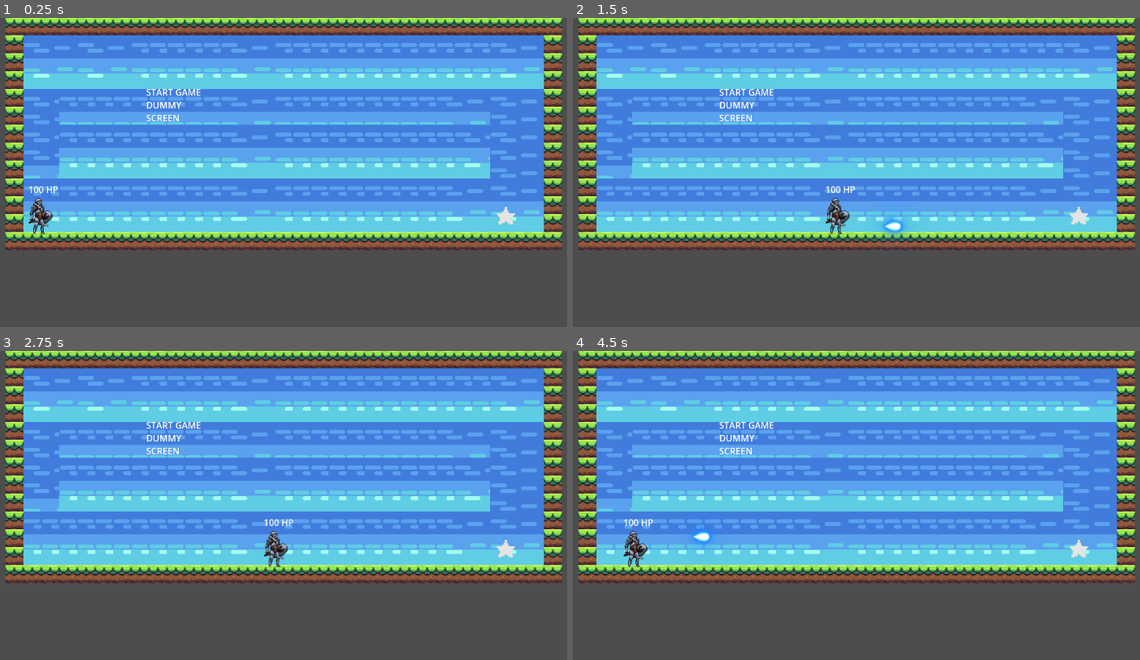
Above: before the commit, frames 1-4 (two rows, left to right).
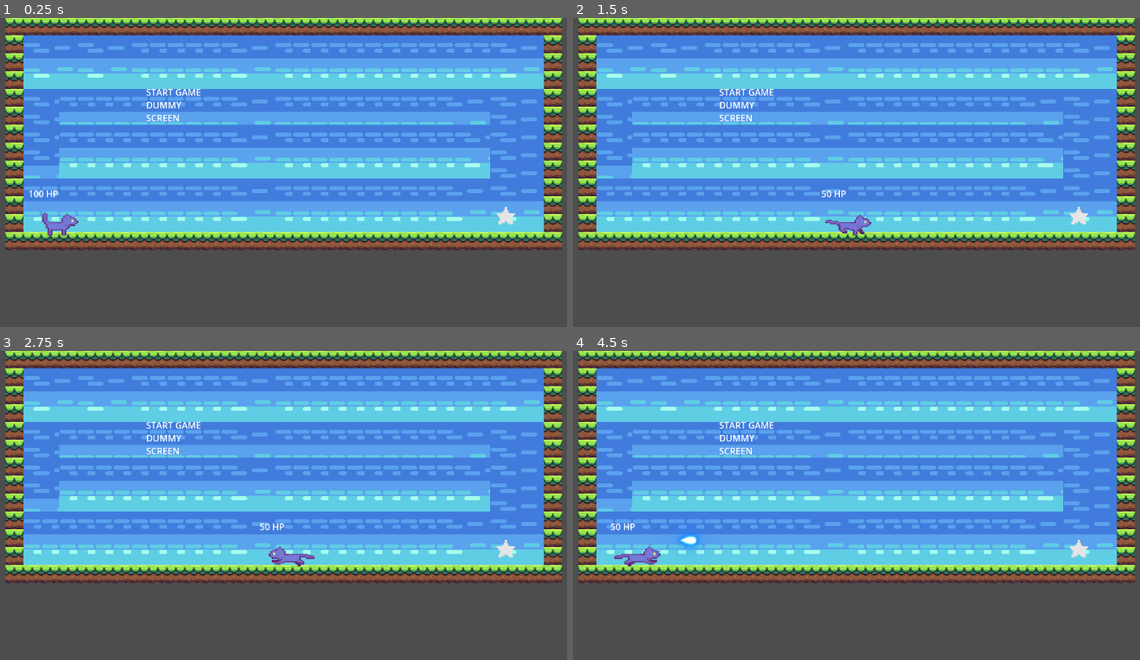
Above: after the commit, the same moments.

Repository: samakshsethi/gmtk_loop
Game: Godot game, scene res://game.tscn
Two runs of this game, one before a commit and one after it. Both use one fixed random seed, a clock stepped at 60 frames per second and the inputs below.
Inputs (mouse positions are in pixels of both pictures, inside the frame that each line leads up to):
- Up to frame 1 (0.25 s): no input
- Up to frame 2 (1.5 s): tap Enter at 0.5 s; move the mouse to (828, 271) at 0.52 s; hold Right (move_right) from 0.53 s (still down); tap Space (jump) at 0.6, 0.77, 1.07 s; move the mouse to (1054, 252) at 1.27 s; click (1054, 252) at 1.35 s
- Up to frame 3 (2.75 s): tap Space (jump) at 1.52, 1.55, 1.82, 2.1 s; move the mouse to (96, 477) at 2.02 s; release Right (move_right) at 2.03 s; hold Left (move_left) from 2.03 s (still down)
- Up to frame 4 (4.5 s): move the mouse to (890, 533) at 2.77 s; click (890, 533) at 2.85 s; tap Space (jump) at 3.02, 3.05, 3.32, 3.6, 3.77, 4.07 s; move the mouse to (765, 440) at 3.52 s; move the mouse to (1003, 514) at 4.27 s; release Left (move_left) at 4.28 s; hold Right (move_right) from 4.28 s (still down); click (1003, 514) at 4.35 s

The runs differ from the first frame. In frame 1, 0.6% of the frame differs, in the area x 4-14%, y 54-71%; in frame 2, 0.8%, in the area x 43-59%, y 54-72%; in frame 3, 0.6%; in frame 4, 0.8%.

Commit message:
added cat animation

Diff:
--- a/characters/main_player.gd
+++ b/characters/main_player.gd
@@ -8,7 +8,7 @@
 var health = 100
 var health_label: Label
 var game_over_label: Label
-
+var was_moving = true
 # Movement constants - Updated with export variables for easy tweaking
 @export_range(0.1, 2.0) var speed_multiplier = 1.2
 @export_range(0.5, 2.0) var jump_multiplier = 1.8
@@ -28,11 +28,15 @@
 
 	# Store initial spawn position
 	spawn_position = global_position
-
+	$AnimatedSprite2D.animation_finished.connect(_on_animation_finished)
 	# Set up the health display when the player spawns
 	setup_health_label()
 
+
 func _physics_process(delta: float) -> void:
+	update_health_display()
+	handle_animation()
+
 	# Apply gravity using multiplier
 	velocity.y += BASE_GRAVITY * gravity_multiplier * delta
 
@@ -40,6 +44,7 @@
 	var dir = Input.get_axis("move_left", "move_right")
 	if dir != 0:
 		velocity.x = lerp(velocity.x, dir * BASE_SPEED * speed_multiplier, acceleration)
+		$AnimatedSprite2D.flip_h = dir < 0
 	else:
 		velocity.x = lerp(velocity.x, 0.0, friction)
 
@@ -49,6 +54,26 @@
 
 	# Apply movement
 	move_and_slide()
+
+func handle_animation():
+	if !velocity.y and velocity.x < 10 and velocity.x > -10:
+		if was_moving:
+			$AnimatedSprite2D.play("idle")
+			was_moving = false
+
+	elif velocity.y:
+		$AnimatedSprite2D.play("jump")
+		was_moving = true
+	elif velocity.x < 100 and velocity.x > -100:
+		$AnimatedSprite2D.play("walk")
+		was_moving = true
+	else:
+		$AnimatedSprite2D.play("run")
+		was_moving = true
+
+func _on_animation_finished():
+	if $AnimatedSprite2D.animation == "idle":
+		$AnimatedSprite2D.play("looking_around")
 
 func _input(event):
 	# Handle shooting input
--- a/characters/main_player.tscn
+++ b/characters/main_player.tscn
@@ -1,46 +1,206 @@
-[gd_scene load_steps=9 format=3 uid="uid://c283kxo20gm26"]
+[gd_scene load_steps=29 format=3 uid="uid://c283kxo20gm26"]
 
 [ext_resource type="Script" uid="uid://bub8jpyspq1di" path="res://characters/main_player.gd" id="1_cgrrl"]
-[ext_resource type="Texture2D" uid="uid://disutm70ssed6" path="res://sprites/Knight_1/Idle.png" id="1_i8l6l"]
-
-[sub_resource type="AtlasTexture" id="AtlasTexture_1auyl"]
-atlas = ExtResource("1_i8l6l")
-region = Rect2(0, 45, 64, 83)
-
-[sub_resource type="AtlasTexture" id="AtlasTexture_3ygcs"]
-atlas = ExtResource("1_i8l6l")
-region = Rect2(128, 45, 64, 83)
-
-[sub_resource type="AtlasTexture" id="AtlasTexture_sf0gi"]
-atlas = ExtResource("1_i8l6l")
-region = Rect2(256, 45, 64, 83)
-
-[sub_resource type="AtlasTexture" id="AtlasTexture_oeidg"]
-atlas = ExtResource("1_i8l6l")
-region = Rect2(384, 45, 64, 83)
-
-[sub_resource type="SpriteFrames" id="SpriteFrames_sckry"]
+[ext_resource type="Texture2D" uid="uid://b8mlbv10pvtci" path="res://sprites/cat/indigo_0.png" id="2_cgrrl"]
+
+[sub_resource type="AtlasTexture" id="AtlasTexture_jxfls"]
+atlas = ExtResource("2_cgrrl")
+region = Rect2(0, 416, 32, 32)
+
+[sub_resource type="AtlasTexture" id="AtlasTexture_4u5kg"]
+atlas = ExtResource("2_cgrrl")
+region = Rect2(32, 416, 32, 32)
+
+[sub_resource type="AtlasTexture" id="AtlasTexture_rydx6"]
+atlas = ExtResource("2_cgrrl")
+region = Rect2(64, 416, 32, 32)
+
+[sub_resource type="AtlasTexture" id="AtlasTexture_xdu8o"]
+atlas = ExtResource("2_cgrrl")
+region = Rect2(96, 416, 32, 32)
+
+[sub_resource type="AtlasTexture" id="AtlasTexture_db2wu"]
+atlas = ExtResource("2_cgrrl")
+region = Rect2(0, 448, 32, 32)
+
+[sub_resource type="AtlasTexture" id="AtlasTexture_8ccxf"]
+atlas = ExtResource("2_cgrrl")
+region = Rect2(32, 448, 32, 32)
+
+[sub_resource type="AtlasTexture" id="AtlasTexture_74toy"]
+atlas = ExtResource("2_cgrrl")
+region = Rect2(736, 416, 32, 32)
+
+[sub_resource type="AtlasTexture" id="AtlasTexture_kdwtm"]
+atlas = ExtResource("2_cgrrl")
+region = Rect2(640, 448, 32, 32)
+
+[sub_resource type="AtlasTexture" id="AtlasTexture_5qvgr"]
+atlas = ExtResource("2_cgrrl")
+region = Rect2(672, 448, 32, 32)
+
+[sub_resource type="AtlasTexture" id="AtlasTexture_x0is5"]
+atlas = ExtResource("2_cgrrl")
+region = Rect2(704, 448, 32, 32)
+
+[sub_resource type="AtlasTexture" id="AtlasTexture_fnvmn"]
+atlas = ExtResource("2_cgrrl")
+region = Rect2(736, 448, 32, 32)
+
+[sub_resource type="AtlasTexture" id="AtlasTexture_osivu"]
+atlas = ExtResource("2_cgrrl")
+region = Rect2(640, 416, 32, 32)
+
+[sub_resource type="AtlasTexture" id="AtlasTexture_e3gpy"]
+atlas = ExtResource("2_cgrrl")
+region = Rect2(672, 416, 32, 32)
+
+[sub_resource type="AtlasTexture" id="AtlasTexture_wc7w0"]
+atlas = ExtResource("2_cgrrl")
+region = Rect2(192, 416, 32, 32)
+
+[sub_resource type="AtlasTexture" id="AtlasTexture_wjyjn"]
+atlas = ExtResource("2_cgrrl")
+region = Rect2(224, 416, 32, 32)
+
+[sub_resource type="AtlasTexture" id="AtlasTexture_cgrrl"]
+atlas = ExtResource("2_cgrrl")
+region = Rect2(512, 416, 32, 32)
+
+[sub_resource type="AtlasTexture" id="AtlasTexture_a6met"]
+atlas = ExtResource("2_cgrrl")
+region = Rect2(544, 416, 32, 32)
+
+[sub_resource type="AtlasTexture" id="AtlasTexture_5dck7"]
+atlas = ExtResource("2_cgrrl")
+region = Rect2(576, 416, 32, 32)
+
+[sub_resource type="AtlasTexture" id="AtlasTexture_iqvg8"]
+atlas = ExtResource("2_cgrrl")
+region = Rect2(608, 416, 32, 32)
+
+[sub_resource type="AtlasTexture" id="AtlasTexture_02fro"]
+atlas = ExtResource("2_cgrrl")
+region = Rect2(512, 448, 32, 32)
+
+[sub_resource type="AtlasTexture" id="AtlasTexture_hf5oa"]
+atlas = ExtResource("2_cgrrl")
+region = Rect2(384, 416, 32, 32)
+
+[sub_resource type="AtlasTexture" id="AtlasTexture_26xgq"]
+atlas = ExtResource("2_cgrrl")
+region = Rect2(416, 416, 32, 32)
+
+[sub_resource type="AtlasTexture" id="AtlasTexture_nm14i"]
+atlas = ExtResource("2_cgrrl")
+region = Rect2(448, 416, 32, 32)
+
+[sub_resource type="AtlasTexture" id="AtlasTexture_7kefi"]
+atlas = ExtResource("2_cgrrl")
+region = Rect2(480, 416, 32, 32)
+
+[sub_resource type="SpriteFrames" id="SpriteFrames_a6met"]
 animations = [{
 "frames": [{
-"duration": 1.0,
-"texture": SubResource("AtlasTexture_1auyl")
-}, {
-"duration": 1.0,
-"texture": SubResource("AtlasTexture_3ygcs")
-}, {
-"duration": 1.0,
-"texture": SubResource("AtlasTexture_sf0gi")
-}, {
-"duration": 1.0,
-"texture": SubResource("AtlasTexture_oeidg")
+"duration": 6.0,
+"texture": SubResource("AtlasTexture_jxfls")
+}, {
+"duration": 1.0,
+"texture": SubResource("AtlasTexture_4u5kg")
+}, {
+"duration": 1.0,
+"texture": SubResource("AtlasTexture_rydx6")
+}, {
+"duration": 1.0,
+"texture": SubResource("AtlasTexture_xdu8o")
+}, {
+"duration": 1.0,
+"texture": SubResource("AtlasTexture_db2wu")
+}, {
+"duration": 1.0,
+"texture": SubResource("AtlasTexture_8ccxf")
+}],
+"loop": false,
+"name": &"idle",
+"speed": 5.0
+}, {
+"frames": [{
+"duration": 1.0,
+"texture": SubResource("AtlasTexture_74toy")
+}, {
+"duration": 1.0,
+"texture": SubResource("AtlasTexture_kdwtm")
+}, {
+"duration": 1.0,
+"texture": SubResource("AtlasTexture_5qvgr")
+}, {
+"duration": 1.0,
+"texture": SubResource("AtlasTexture_x0is5")
+}, {
+"duration": 1.0,
+"texture": SubResource("AtlasTexture_fnvmn")
+}, {
+"duration": 1.0,
+"texture": SubResource("AtlasTexture_osivu")
+}, {
+"duration": 1.0,
+"texture": SubResource("AtlasTexture_e3gpy")
+}],
+"loop": false,
+"name": &"jump",
+"speed": 10.0
+}, {
+"frames": [{
+"duration": 5.0,
+"texture": SubResource("AtlasTexture_wc7w0")
+}, {
+"duration": 5.0,
+"texture": SubResource("AtlasTexture_wjyjn")
 }],
 "loop": true,
-"name": &"default",
+"name": &"looking_around",
+"speed": 3.0
+}, {
+"frames": [{
+"duration": 1.0,
+"texture": SubResource("AtlasTexture_cgrrl")
+}, {
+"duration": 1.0,
+"texture": SubResource("AtlasTexture_a6met")
+}, {
+"duration": 1.0,
+"texture": SubResource("AtlasTexture_5dck7")
+}, {
+"duration": 1.0,
+"texture": SubResource("AtlasTexture_iqvg8")
+}, {
+"duration": 1.0,
+"texture": SubResource("AtlasTexture_02fro")
+}],
+"loop": true,
+"name": &"run",
 "speed": 5.0
+}, {
+"frames": [{
+"duration": 1.0,
+"texture": SubResource("AtlasTexture_hf5oa")
+}, {
+"duration": 1.0,
+"texture": SubResource("AtlasTexture_26xgq")
+}, {
+"duration": 1.0,
+"texture": SubResource("AtlasTexture_nm14i")
+}, {
+"duration": 1.0,
+"texture": SubResource("AtlasTexture_7kefi")
+}],
+"loop": true,
+"name": &"walk",
+"speed": 3.0
 }]
 
-[sub_resource type="CapsuleShape2D" id="CapsuleShape2D_481be"]
-height = 58.0
+[sub_resource type="CapsuleShape2D" id="CapsuleShape2D_cgrrl"]
+height = 47.9823
 
 [node name="main_player" type="CharacterBody2D"]
 script = ExtResource("1_cgrrl")
@@ -50,9 +210,13 @@
 acceleration = 0.147
 
 [node name="AnimatedSprite2D" type="AnimatedSprite2D" parent="."]
-sprite_frames = SubResource("SpriteFrames_sckry")
-autoplay = "default"
+texture_filter = 1
+position = Vector2(32.5, 19)
+scale = Vector2(3.03125, 2.1875)
+sprite_frames = SubResource("SpriteFrames_a6met")
+animation = &"idle"
 
 [node name="CollisionShape2D" type="CollisionShape2D" parent="."]
-position = Vector2(-3, 9)
-shape = SubResource("CapsuleShape2D_481be")
+position = Vector2(34, 20)
+rotation = -1.59799
+shape = SubResource("CapsuleShape2D_cgrrl")
Binary file added: sprites/cat/indigo_0.png
Not shown, added: sprites/cat/indigo_0.png.import
Not shown, changed: sprites/.DS_Store
